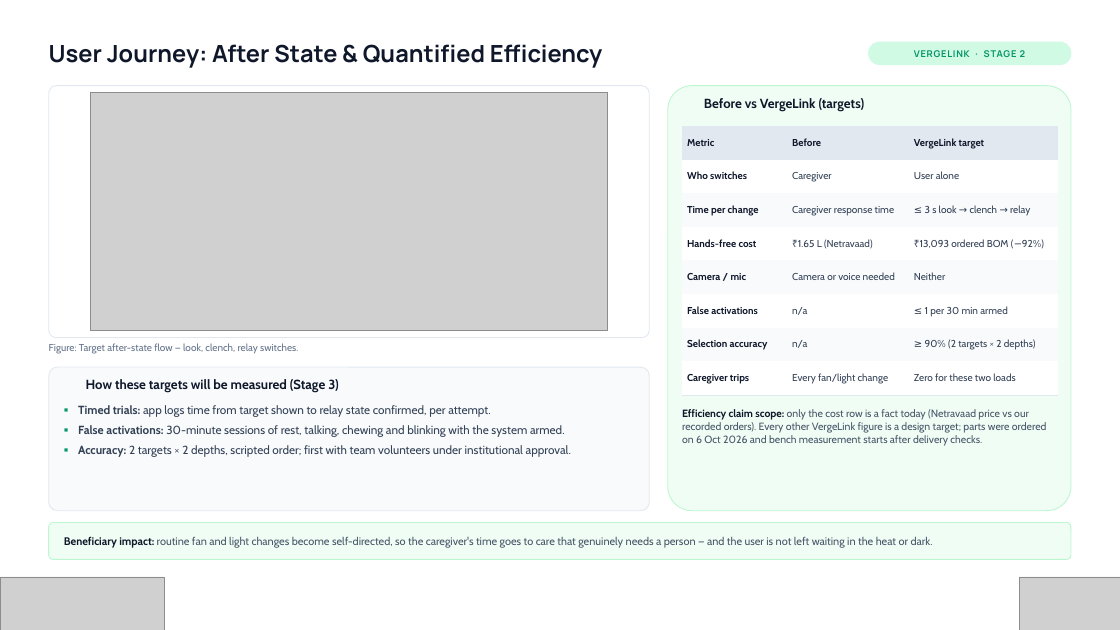
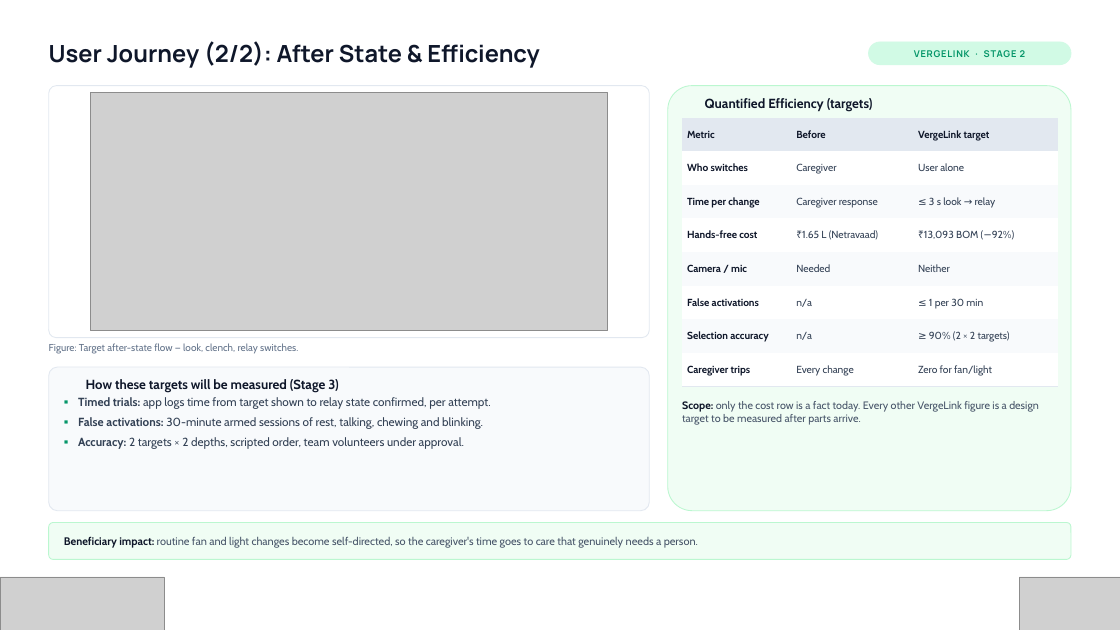
Before and after one commit to amalnathkp13-boop/vergelink, a slide deck: slide 5 of presentation/VergeLink_Vishwakarma_Stage2.pptx (slide 3 before the commit). Drawn at 1120x630 pixels with LibreOffice and Linux fonts; fonts in the diff are those of the drawing; grey boxes stand for pictures; background and template pictures are left out. Boxes give left, top, right and bottom in pixels: in the first picture for what was removed or moved away, otherwise in the second. Text is boxed around its words. In the diff, an @@ line names an element or a change of style, - is before the commit and + after.

```diff
--- a/presentation/VergeLink_Vishwakarma_Stage2.pptx
+++ b/presentation/VergeLink_Vishwakarma_Stage2.pptx
@@ text at (49, 41, 539, 68): text changed @@
-User Journey: After State & Quantified Efficiency
+User Journey (2/2): After State & Efficiency
@@ table: place and size @@
-table at (682, 126, 1059, 395)
+table at (682, 118, 1059, 386)
@@ table at (682, 118, 1059, 386) @@
-row 3, column 2: Caregiver response time
+row 3, column 2: Caregiver response
-row 3, column 3: ≤ 3 s look → clench → relay
+row 3, column 3: ≤ 3 s look → relay
-row 4, column 3: ₹13,093 ordered BOM (−92%)
+row 4, column 3: ₹13,093 BOM (−92%)
-row 5, column 2: Camera or voice needed
+row 5, column 2: Needed
-row 6, column 3: ≤ 1 per 30 min armed
+row 6, column 3: ≤ 1 per 30 min
-row 7, column 3: ≥ 90% (2 targets × 2 depths)
+row 7, column 3: ≥ 90% (2 × 2 targets)
-row 8, column 2: Every fan/light change
+row 8, column 2: Every change
-row 8, column 3: Zero for these two loads
+row 8, column 3: Zero for fan/light
@@ size 8.6 to 8.8 pt in "Metric", "Before", "VergeLink target", "Who switches" and 12 more places @@
@@ text at (705, 98, 873, 111): text changed @@
-Before vs VergeLink (targets)
+Quantified Efficiency (targets)
@@ text "Timed trials: app logs time ...": place and size @@
-text "Timed trials: app logs time ..." at (78, 405, 571, 457)
+text "Timed trials: app logs time ..." at (78, 397, 491, 449)
@@ text at (78, 417, 483, 449): text changed @@
-▪ False activations: 30-minute sessions of rest, talking, chewing and blinking with the system armed.
-▪ Accuracy: 2 targets × 2 depths, scripted order; first with team volunteers under institutional approval.
+▪ False activations: 30-minute armed sessions of rest, talking, chewing and blinking.
+▪ Accuracy: 2 targets × 2 depths, scripted order, team volunteers under approval.
@@ text at (682, 401, 1039, 425): text changed; size 9 to 9.2 pt @@
-Efficiency claim scope: only the cost row is a fact today (Netravaad price vs our recorded orders). Every other VergeLink figure is a design target; parts were ordered on 6 Oct 2026 and bench measurement starts after delivery checks.
+Scope: only the cost row is a fact today. Every other VergeLink figure is a design target to be measured after parts arrive.
@@ text at (64, 536, 698, 548): text changed @@
-Beneficiary impact: routine fan and light changes become self-directed, so the caregiver's time goes to care that genuinely needs a person — and the user is not left waiting in the heat or dark.
+Beneficiary impact: routine fan and light changes become self-directed, so the caregiver's time goes to care that genuinely needs a person.
```
Also in this commit, not shown: 10 other slides changed, 7 slides added, 2 other files.
